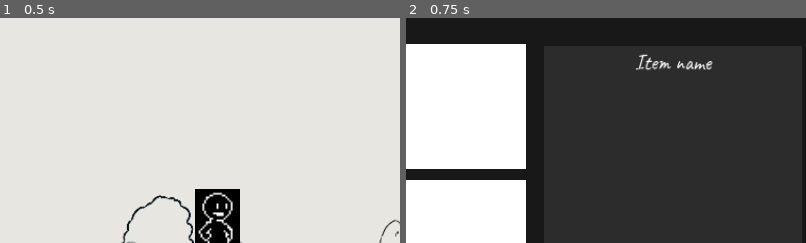
Above: before the commit, frames 1-2 (left to right).
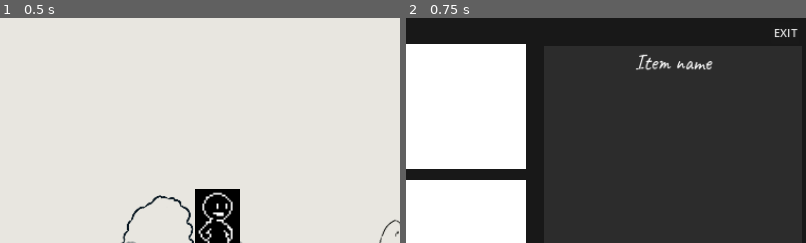
Above: after the commit, the same moments.

Repository: CharlExMachina/Its-a-secret-to-everyone
Game: Godot game, scene res://src/environments/explorable_zone.tscn
The game is run twice, just before and just after one commit, with the same random seed, the same clock (stepped at 60 frames per second) and the same inputs.
Inputs:
- Up to frame 1 (0.5 s): no input
- Up to frame 2 (0.75 s): click "Inventory" at 0.5 s
The pictures show only the part of the screen within x 48-98%, y 0-50%; the shares and areas given below are measured in that part.

Frame 1 is identical in both runs. In frame 2, 0.1% of the frame differs, in the area x 92-98%, y 4-9%.

Commit message:
Add an exit button for the inventory UI

Diff:
--- a/secret-to-everyone/src/entities/ui/inventory_menu/inventory_menu.gd
+++ b/secret-to-everyone/src/entities/ui/inventory_menu/inventory_menu.gd
@@ -23,3 +23,8 @@
 	$DetailsPanel/ItemNameLabel.text = item_to_show.item_name
 	$DetailsPanel/ScrollContainer/MarginContainer/ItemDescriptionLabel.text = item_to_show.description
 	$DetailsPanel/ItemIcon.texture = item_to_show.item_sprite
+
+
+func _on_exit_button_pressed() -> void:
+	get_tree().call_group("Player", "unfreeze")
+	queue_free()
--- a/secret-to-everyone/src/entities/ui/inventory_menu/inventory_menu.tscn
+++ b/secret-to-everyone/src/entities/ui/inventory_menu/inventory_menu.tscn
@@ -136,3 +136,13 @@
 grow_vertical = 2
 expand_mode = 1
 stretch_mode = 5
+
+[node name="ExitButton" type="Button" parent="."]
+layout_mode = 0
+offset_left = 1080.0
+offset_top = 6.0
+offset_right = 1121.0
+offset_bottom = 37.0
+text = "EXIT"
+
+[connection signal="pressed" from="ExitButton" to="." method="_on_exit_button_pressed"]
